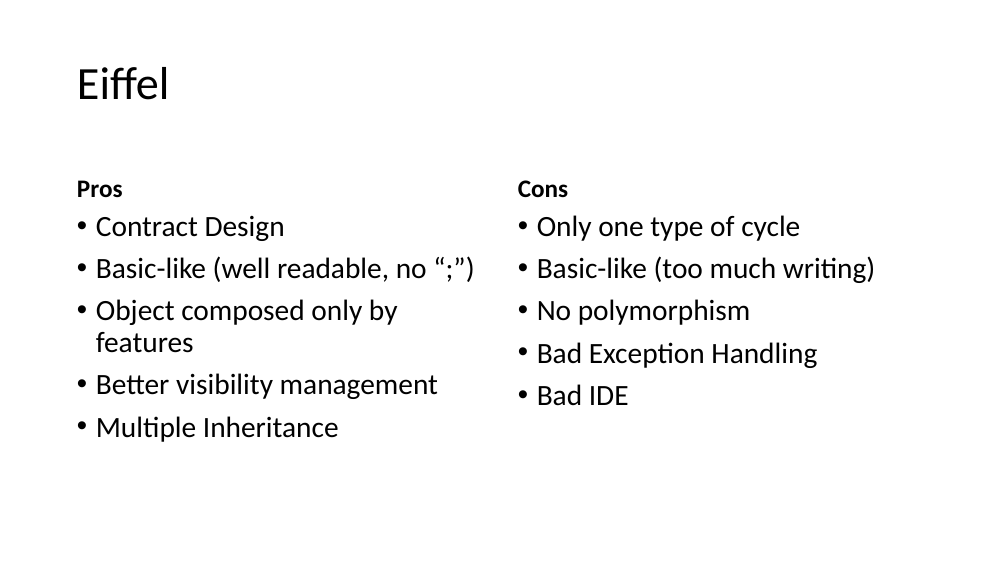
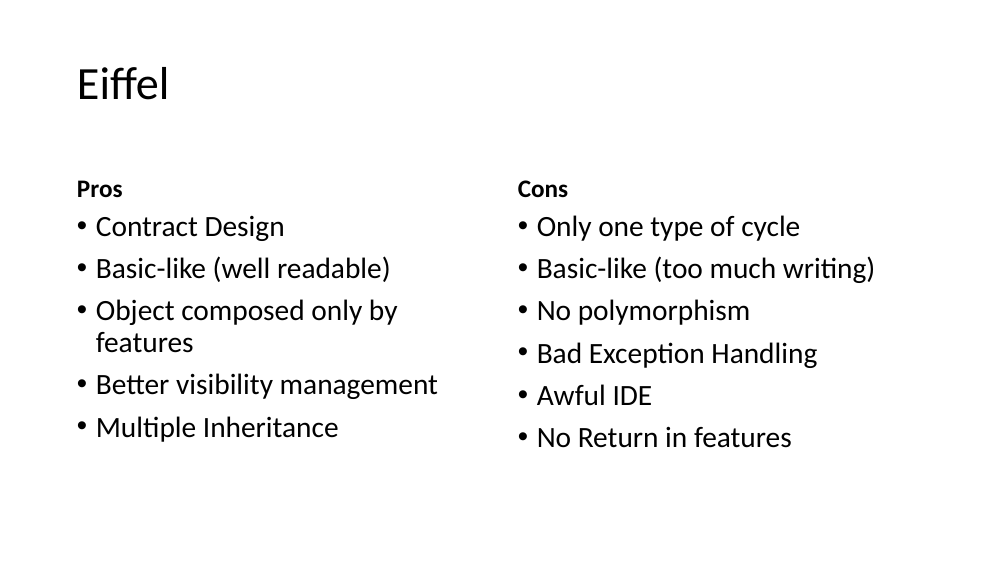
Before and after one commit to Noired/DOSE-Jan-8th-presentation, a slide deck: slide 9 of Slides/massa/massa_slides.pptx. Drawn at 1008x567 pixels with LibreOffice and Linux fonts; fonts in the diff are those of the drawing. Boxes give left, top, right and bottom in pixels: in the first picture for what was removed or moved away, otherwise in the second. Text is boxed around its words. In the diff, an @@ line names an element or a change of style, - is before the commit and + after.

```diff
--- a/Slides/massa/massa_slides.pptx
+++ b/Slides/massa/massa_slides.pptx
@@ text at bbox=[96, 256, 391, 282]: text changed @@
-• Basic-like (well readable, no “;”)
+• Basic-like (well readable)
@@ text at bbox=[537, 384, 792, 448]: text changed @@
-• Bad IDE
+• Awful IDE
+• No Return in features
```
Also in this commit, not shown: 2 other slides changed.
